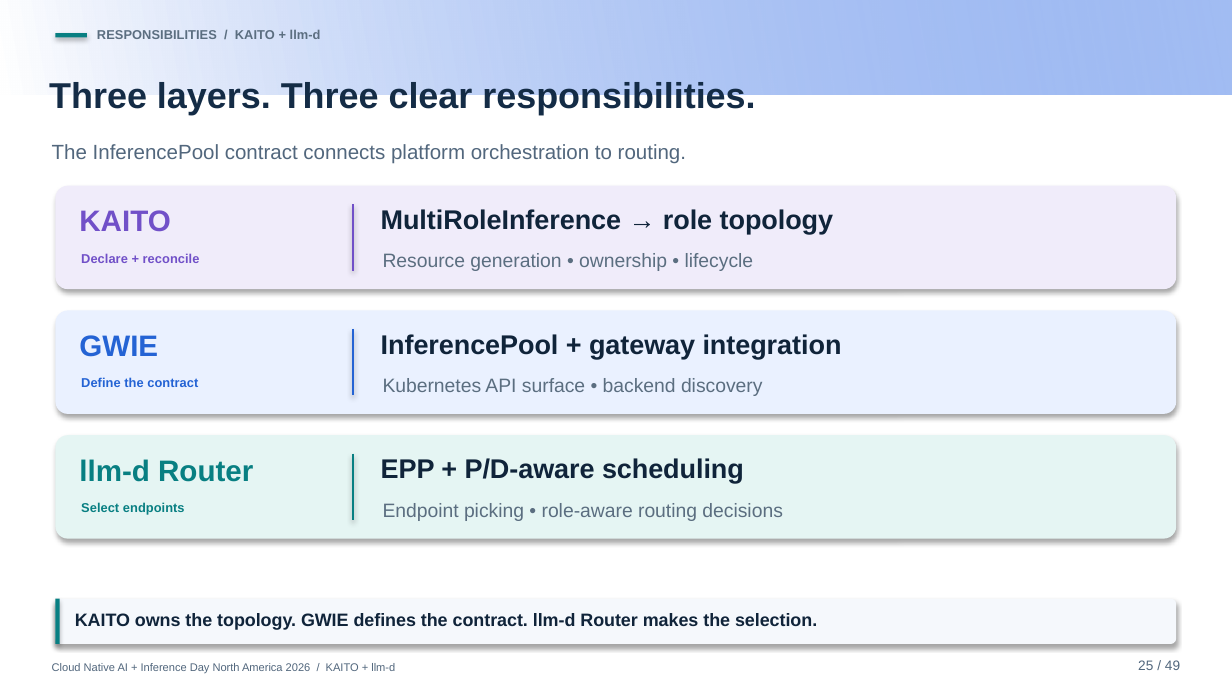
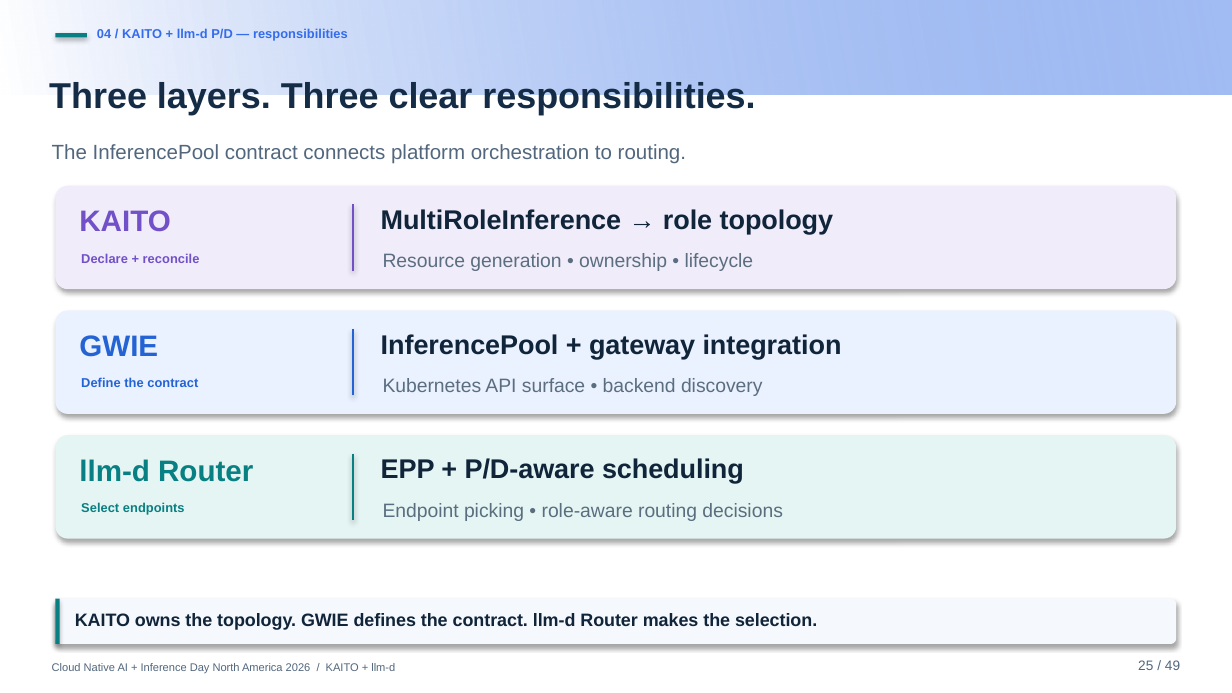
Before and after one commit to andyzhangx/demo, a slide deck: slide 25 of llm/pd-disaggregation/kubecon-na-2026-pd-disaggregation-kaito-llmd.pptx. Drawn at 1232x693 pixels with LibreOffice and Linux fonts; fonts in the diff are those of the drawing; background and template pictures are left out. Boxes give left, top, right and bottom in pixels: in the first picture for what was removed or moved away, otherwise in the second. Text is boxed around its words. In the diff, an @@ line names an element or a change of style, - is before the commit and + after.

```diff
--- a/llm/pd-disaggregation/kubecon-na-2026-pd-disaggregation-kaito-llmd.pptx
+++ b/llm/pd-disaggregation/kubecon-na-2026-pd-disaggregation-kaito-llmd.pptx
@@ text at bbox=[97, 28, 348, 41]: text changed; text colour #5B6E80 to #346CEC @@
-RESPONSIBILITIES / KAITO + llm-d
+04 / KAITO + llm-d P/D — responsibilities
```
Also in this commit, not shown: 30 other slides changed.
